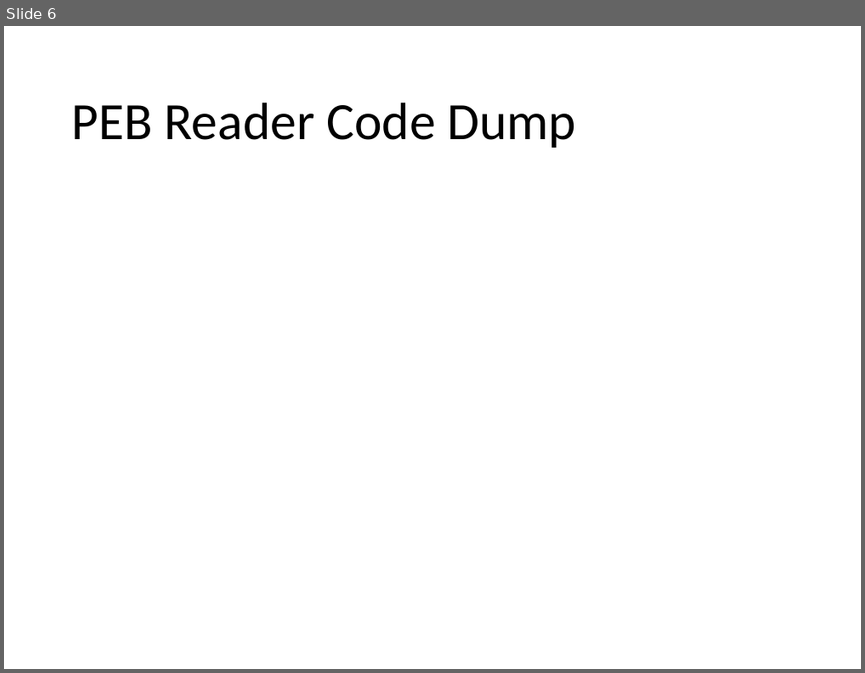
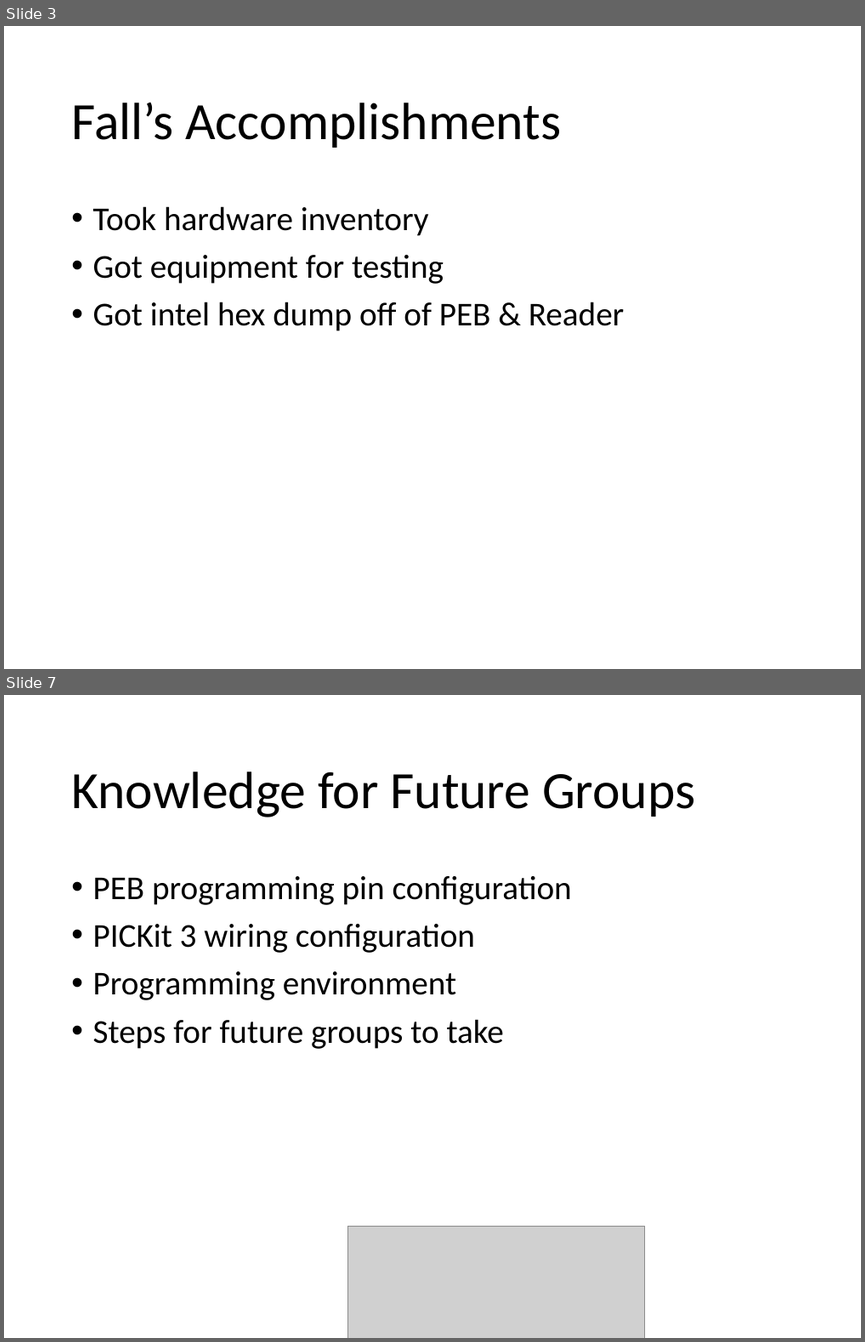
Before and after one commit to SCCapstone/omaha, a slide deck: docs/final-presentation.pptx. Shown one above the other, each under a label of ours: slide 6 before the commit, slides 3 and 7 after it; the slides between them are not shown. The pictures are 865x673 and 865x1342 pixels, drawn with LibreOffice and Linux fonts; fonts in the diff are those of the drawing; grey boxes stand for pictures; background and template pictures are left out. Boxes give left, top, right and bottom in pixels: in the first picture for what was removed or moved away, otherwise in the second. Text is boxed around its words. In the diff, an @@ line names an element or a change of style, - is before the commit and + after.

```diff
--- a/docs/final-presentation.pptx
+++ b/docs/final-presentation.pptx
@@ slide 7 added at box(4, 695, 861, 1338), background #FFFFFF @@
@@ title added at box(71, 771, 695, 817), 44 pt, text #000000 @@
+Knowledge for Future Groups
@@ text added at box(93, 876, 572, 1049), 28 pt, text #000000 @@
+• PEB programming pin configuration
+• PICKit 3 wiring configuration
+• Programming environment
+• Steps for future groups to take
@@ picture added at box(347, 1225, 644, 1338) @@
@@ what was slide 6 is now slide 3 @@
@@ slide 3 changed as well @@
@@ title at box(71, 102, 561, 148): text changed @@
-PEB Reader Code Dump
+Fall’s Accomplishments
@@ text added at box(93, 206, 624, 331), 28 pt, text #000000 @@
+• Took hardware inventory
+• Got equipment for testing
+• Got intel hex dump off of PEB & Reader
```
Also in this commit, not shown: 1 other slide changed, 4 other slides added, 5 slides removed.
